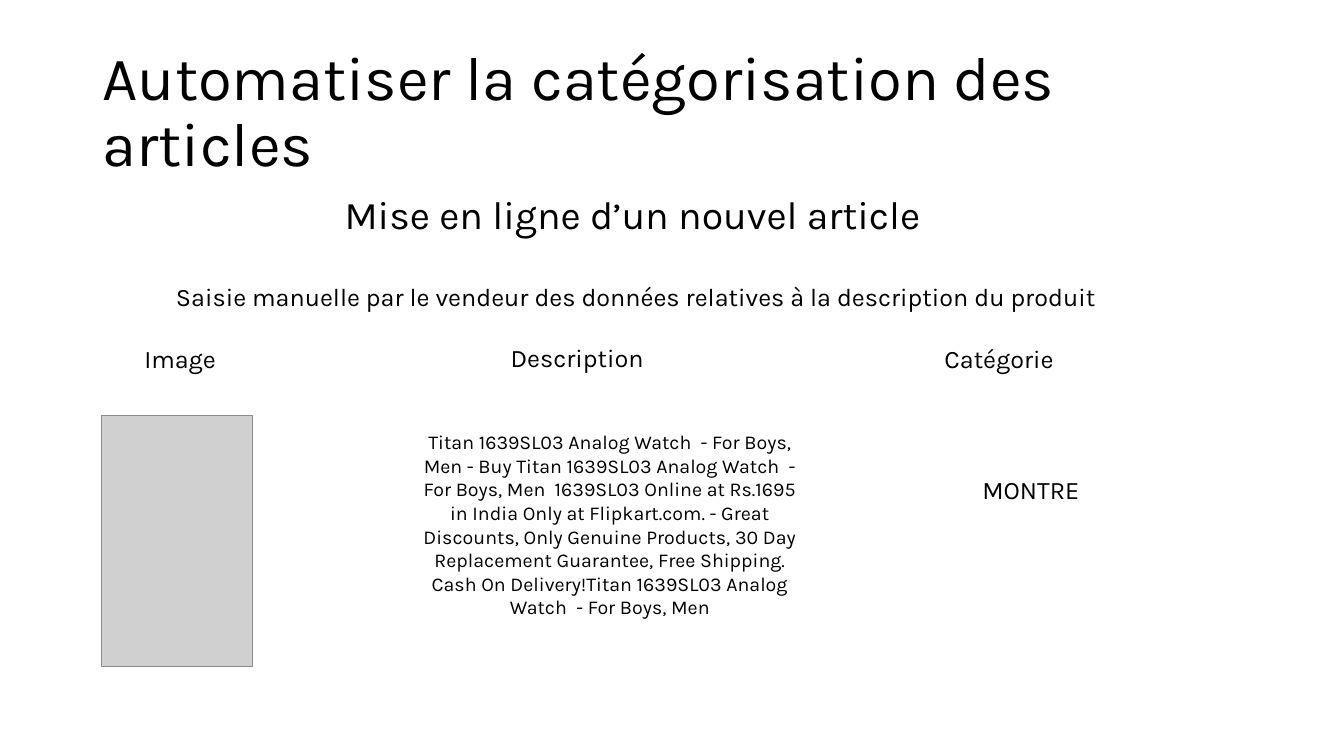
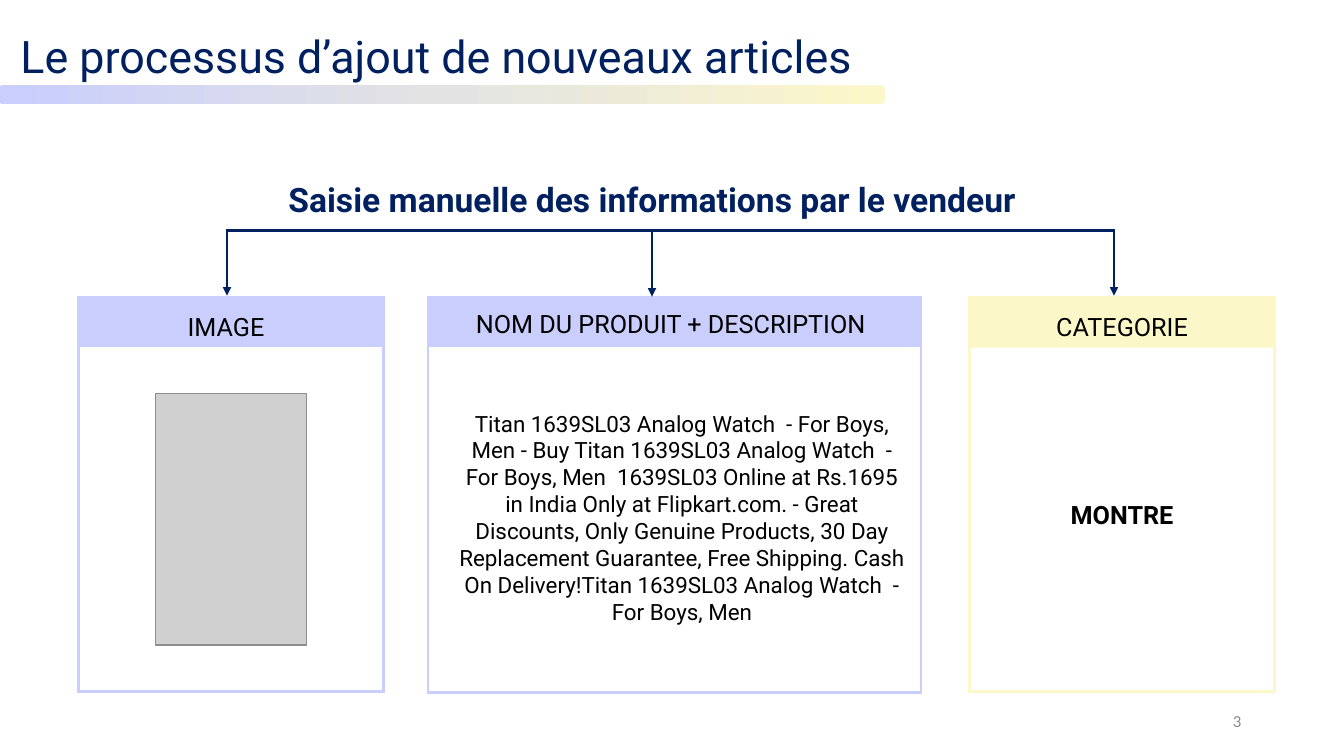
Before and after one commit to Hedredo/oc_projet_6, a slide deck: slide 3 of 5_presentation_072024.pptx (slide 4 before the commit). Drawn at 1344x756 pixels with LibreOffice and Linux fonts; fonts in the diff are those of the drawing; grey boxes stand for pictures. Boxes give left, top, right and bottom in pixels: in the first picture for what was removed or moved away, otherwise in the second. Text is boxed around its words. In the diff, an @@ line names an element or a change of style, - is before the commit and + after.

```diff
--- a/5_presentation_072024.pptx
+++ b/5_presentation_072024.pptx
@@ text added at bbox=[20, 39, 851, 83], 32 pt, text #002060 @@
+Le processus d’ajout de nouveaux articles
@@ title removed at bbox=[102, 53, 1054, 167] @@
-Automatiser la catégorisation des articles
@@ rounded rectangle added at bbox=[0, 86, 885, 104], fill gradient #FCF7C9 to #E3E3E3 to #C9CEFC @@
@@ text at bbox=[288, 186, 1015, 219]: text changed; size 18 to 24 pt; font Karla to Roboto; text colour #000000 to #002060; bold on @@
-Saisie manuelle par le vendeur des données relatives à la description du produit
+Saisie manuelle des informations par le vendeur
@@ text removed at bbox=[345, 202, 920, 239] @@
-Mise en ligne d’un nouvel article
@@ line added from (226, 230) to (1114, 230), #002060 2 pt @@
@@ arrow added from (227, 229) to (227, 295), #002060 2 pt @@
@@ arrow added from (652, 230) to (652, 296), #002060 2 pt @@
@@ arrow added from (1114, 229) to (1114, 295), #002060 2 pt @@
@@ rectangle added at bbox=[79, 297, 383, 692], fill #FFFFFF, outline #C9CEFC 2 pt @@
@@ rectangle added at bbox=[79, 297, 383, 347], fill #C9CEFC @@
@@ rectangle added at bbox=[429, 297, 922, 692], fill #FFFFFF, outline #C9CEFC 2 pt @@
@@ rectangle added at bbox=[429, 297, 922, 347], fill #C9CEFC @@
@@ rectangle added at bbox=[970, 297, 1274, 692], fill #FFFFFF, outline #FCF7C9 2 pt @@
@@ rectangle added at bbox=[970, 298, 1274, 348], fill #FCF7C9 @@
@@ text at bbox=[188, 318, 265, 337]: text changed; font Karla to Roboto @@
-Image
+IMAGE
@@ text at bbox=[476, 315, 865, 334]: text changed; font Karla to Roboto @@
-Description
+NOM DU PRODUIT + DESCRIPTION
@@ text added at bbox=[1056, 318, 1188, 337], 18 pt, text #000000 @@
+CATEGORIE
@@ text removed at bbox=[944, 349, 1053, 374] @@
-Catégorie
@@ picture: place and size @@
-picture at bbox=[102, 415, 253, 666]
+picture at bbox=[155, 394, 307, 645]
@@ text "Titan 1639SL03 Analog Watch - ...": place and size @@
-text "Titan 1639SL03 Analog Watch - ..." at bbox=[423, 435, 796, 619]
+text "Titan 1639SL03 Analog Watch - ..." at bbox=[459, 415, 904, 625]
@@ text "Titan 1639SL03 Analog Watch - ..." at bbox=[459, 415, 904, 625]: size 14 to 16 pt, font Karla to Roboto @@
@@ text "MONTRE": place and size @@
-text "MONTRE" at bbox=[982, 483, 1079, 500]
+text "MONTRE" at bbox=[1071, 506, 1174, 525]
@@ text "MONTRE" at bbox=[1071, 506, 1174, 525]: font Karla to Roboto, bold on; alignment left to centre @@
@@ page number added at bbox=[1233, 716, 1241, 727], 12 pt, text #8C8C8C @@
+3
```
Also in this commit, not shown: 2 other slides changed, 22 slides added, 18 slides removed, 14 other files.
